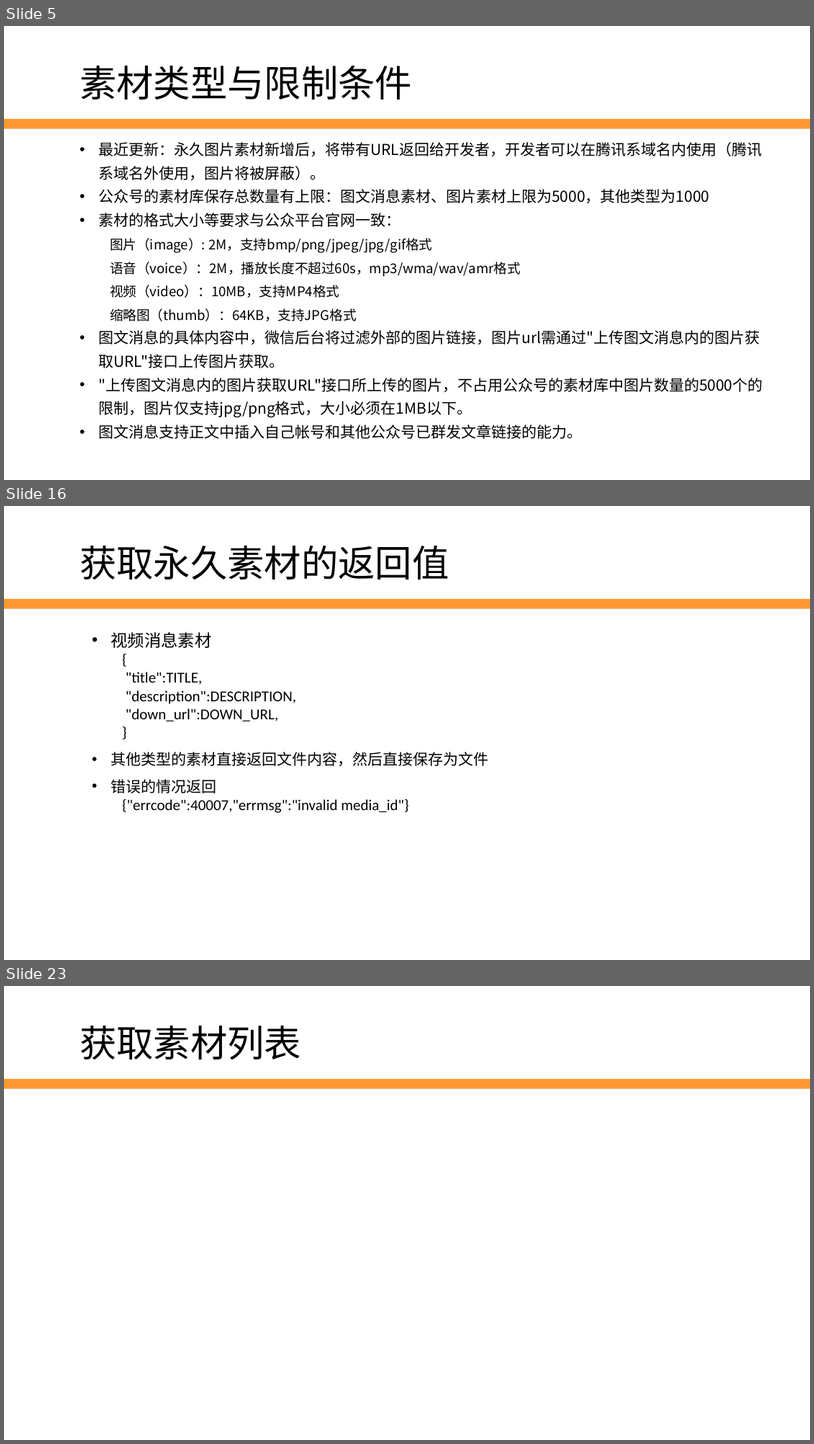
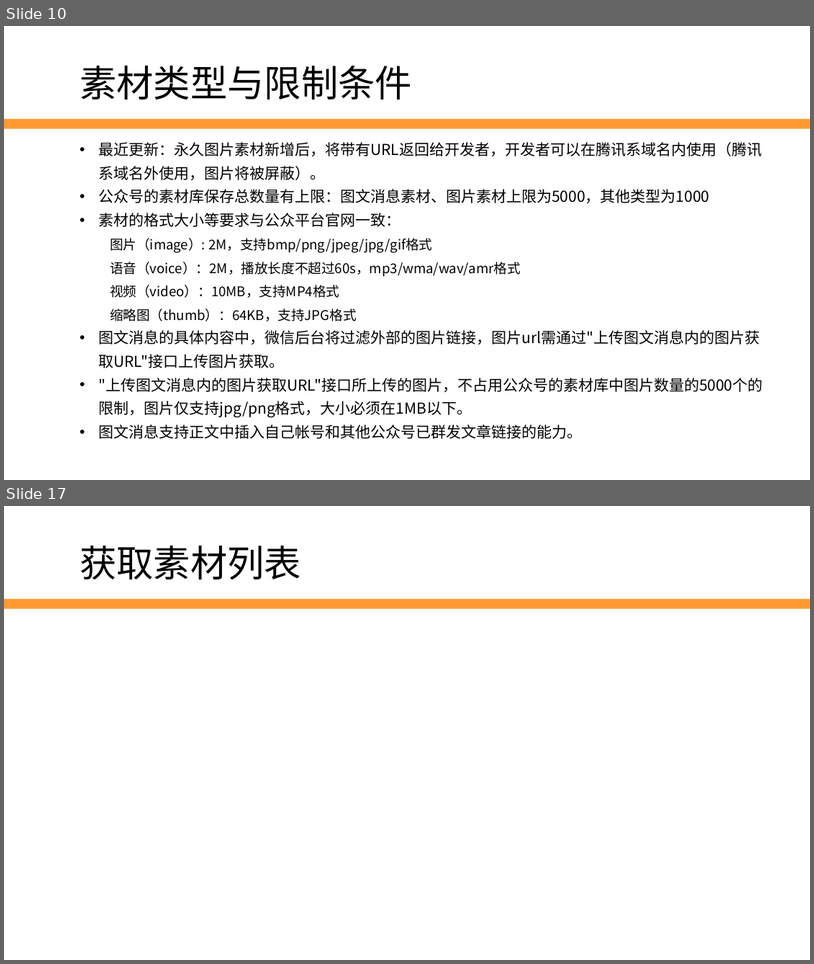
Before and after one commit to edu2act/2017-2018_1st_Wechat_Web_Programming, a slide deck: 第7讲 素材与图文消息.pptx. Shown one above the other, each under a label of ours: slides 5, 16 and 23 before the commit, slides 10 and 17 after it; the slides between them are not shown. The pictures are 814x1444 and 814x964 pixels, drawn with LibreOffice and Linux fonts; fonts in the diff are those of the drawing; background and template pictures are left out. Boxes give left, top, right and bottom in pixels: in the first picture for what was removed or moved away, otherwise in the second. Text is boxed around its words. In the diff, an @@ line names an element or a change of style, - is before the commit and + after.

```diff
--- a/第7讲 素材与图文消息.pptx
+++ b/第7讲 素材与图文消息.pptx
@@ slide 16 removed at [4,506,810,960], background #FFFFFF; not listed: 1 template element that a slide beside it also shows @@
@@ text removed at [80,545,449,579] @@
-获取永久素材的返回值
@@ text removed at [111,632,489,813] @@
-• 视频消息素材
-  {
-  "title":TITLE,
-  "description":DESCRIPTION,
-  "down_url":DOWN_URL,
-  }
-• 其他类型的素材直接返回文件内容，然后直接保存为文件
-• 错误的情况返回
-  {"errcode":40007,"errmsg":"invalid media_id"}
@@ what was slide 5 is now slide 10 @@
@@ what was slide 23 is now slide 17 @@
```
Also in this commit, not shown: 10 slides changed, 3 slides added, 9 other slides removed, 1 other file.
